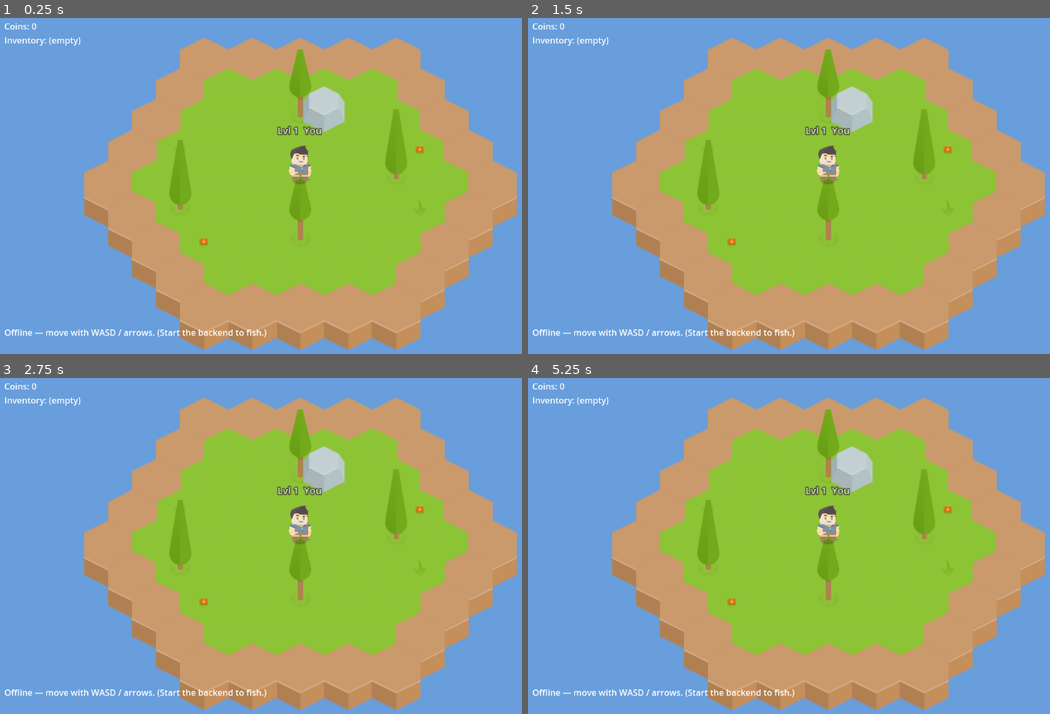
Above: before the commit, frames 1-4 (two rows, left to right).
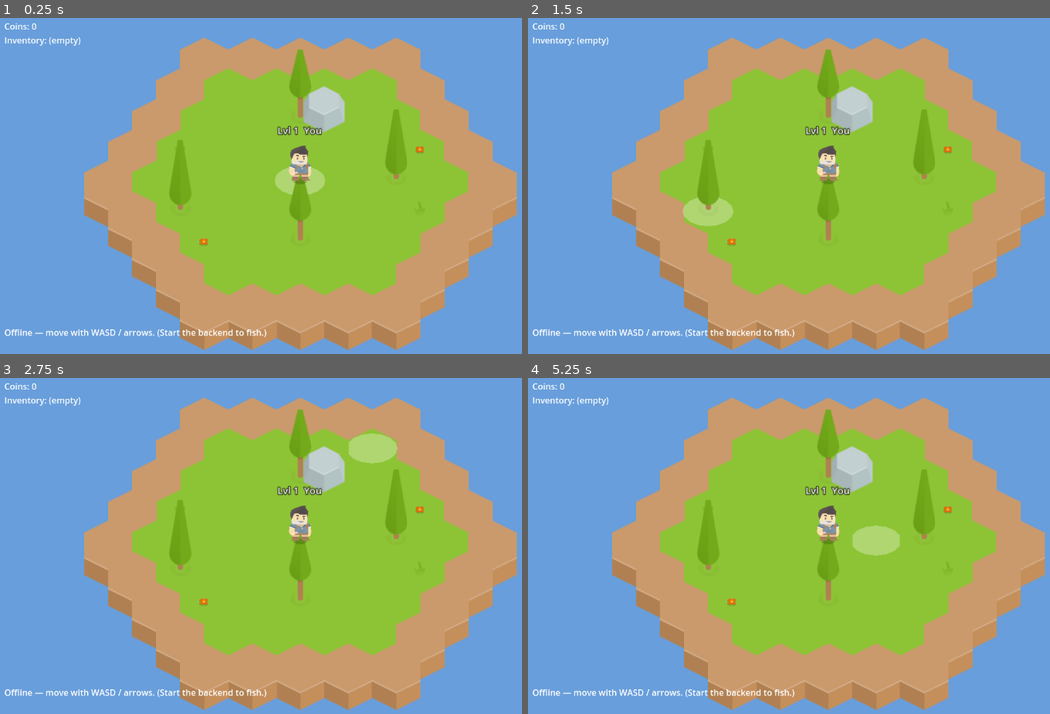
Above: after the commit, the same moments.

Repository: ClaudeDevs/SkyNomads
Game: Godot game, scene res://scenes/world.tscn
The game is run twice, just before and just after one commit, with the same random seed, the same clock (stepped at 60 frames per second) and the same inputs.
Inputs (mouse positions are in pixels of both pictures, inside the frame that each line leads up to):
- Up to frame 1 (0.25 s): no input
- Up to frame 2 (1.5 s): tap Enter at 0.5 s; move the mouse to (961, 162) at 0.52 s; tap E (interact) at 0.6 s; click (961, 162) at 0.67 s; tap Space at 1.25 s; move the mouse to (705, 199) at 1.27 s; tap B at 1.35 s; click (705, 199) at 1.42 s
- Up to frame 3 (2.75 s): tap Enter at 2 s; move the mouse to (360, 465) at 2.02 s; tap 1 at 2.1 s; click (360, 465) at 2.17 s
- Up to frame 4 (5.25 s): tap Space at 2.75, 4.25 s; move the mouse to (799, 609) at 2.77 s; tap 2 at 2.85 s; click (799, 609) at 2.92 s; tap Enter at 3.5 s; move the mouse to (1013, 593) at 3.52 s; tap E (interact) at 3.6 s; click (1013, 593) at 3.67 s; move the mouse to (642, 488) at 4.27 s; tap B at 4.35 s; click (642, 488) at 4.42 s; move the mouse to (856, 539) at 5.02 s; tap 1 at 5.1 s; click (856, 539) at 5.17 s

The runs differ from the first frame. In frame 1, 0.4% of the frame differs, in the area x 52-63%, y 44-53%; in frame 2, 0.6%; in frame 3, 0.7%; in frame 4, 0.7%, in the area x 62-72%, y 43-53%.

Commit message:
Add files via upload

Diff:
--- a/client/scripts/systems/iso_ground.gd
+++ b/client/scripts/systems/iso_ground.gd
@@ -49,7 +49,7 @@
 func _on_island_snapshot(objects: Array) -> void:
 	placed_objects.clear()
 	for obj in objects:
-		placed_objects.append([int(obj.q), int(obj.r), obj.type])
+		placed_objects.append([int(obj["q"]), int(obj["r"]), obj["type"]])
 	queue_redraw()
 
 func _on_object_built(q: int, r: int, type: String) -> void:
@@ -115,11 +115,18 @@
 		_draw_tile(tex, pos)
 
 		if c == target_hex:
-			_draw_tile(tex, pos, Color(1.0, 1.0, 0.0, 0.4))
+			draw_colored_polygon(_ellipse(pos, 34.0 * tile_scale, 20.0 * tile_scale), Color(1.0, 1.0, 0.0, 0.4))
 		elif c == hovered_hex:
-			_draw_tile(tex, pos, Color(1.0, 1.0, 1.0, 0.3))
+			draw_colored_polygon(_ellipse(pos, 34.0 * tile_scale, 20.0 * tile_scale), Color(1.0, 1.0, 1.0, 0.3))
 
 	_draw_props()
+
+func _ellipse(center: Vector2, rx: float, ry: float) -> PackedVector2Array:
+	var pts := PackedVector2Array()
+	for i in 16:
+		var a := TAU * i / 16.0
+		pts.append(center + Vector2(cos(a) * rx, sin(a) * ry))
+	return pts
 
 func _draw_tile(tex: Texture2D, pos: Vector2, modulate: Color = Color.WHITE) -> void:
 	if tex == null:
